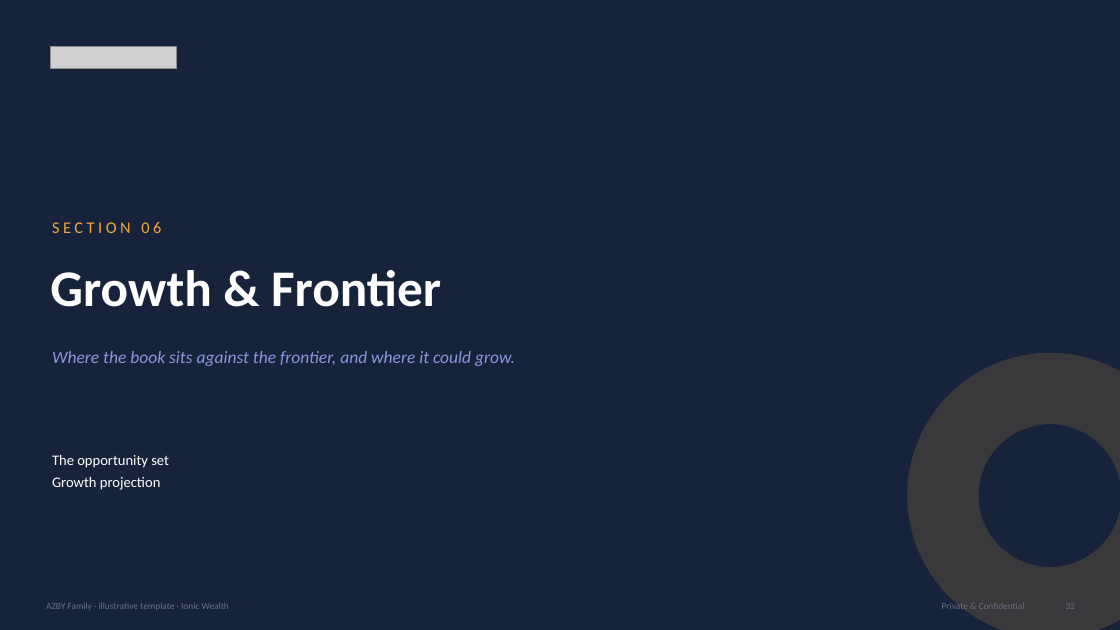
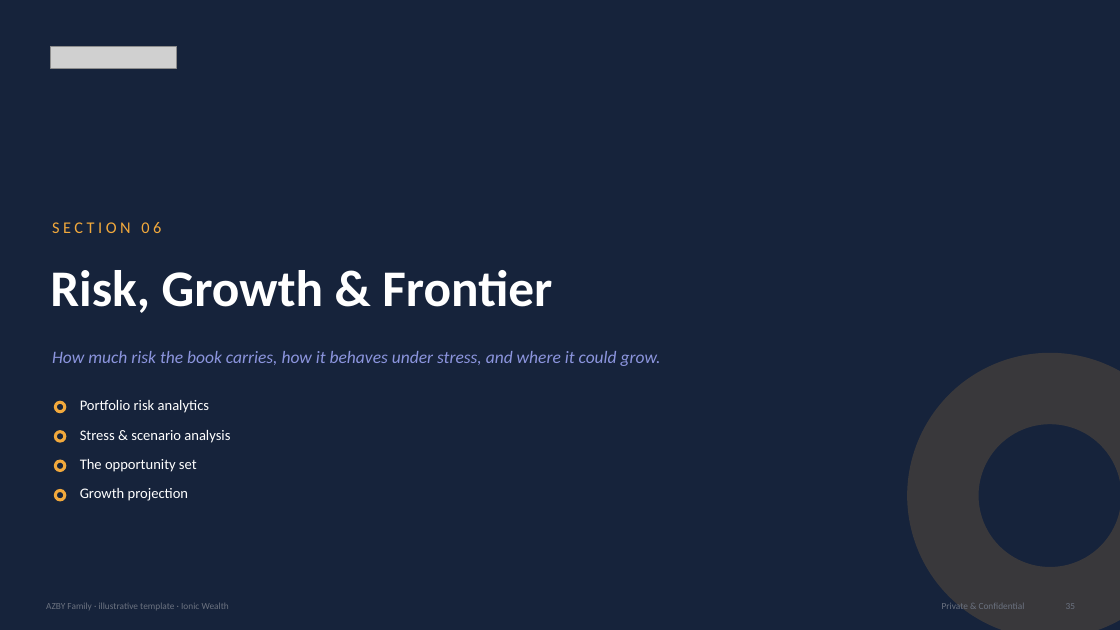
Before and after one commit to shreyas1gupta-wq/claude-demo, a slide deck: slide 36 of template/AZBY_Portfolio_Review_Template.pptx (slide 33 before the commit). Drawn at 1120x630 pixels with LibreOffice and Linux fonts; fonts in the diff are those of the drawing; grey boxes stand for pictures. Boxes give left, top, right and bottom in pixels: in the first picture for what was removed or moved away, otherwise in the second. Text is boxed around its words. In the diff, an @@ line names an element or a change of style, - is before the commit and + after.

```diff
--- a/template/AZBY_Portfolio_Review_Template.pptx
+++ b/template/AZBY_Portfolio_Review_Template.pptx
@@ text at (50, 270, 552, 313): text changed @@
-Growth & Frontier
+Risk, Growth & Frontier
@@ text at (52, 351, 661, 366): text changed @@
-Where the book sits against the frontier, and where it could grow.
+How much risk the book carries, how it behaves under stress, and where it could grow.
@@ donut added at (54, 401, 66, 413), fill #F2A93C @@
@@ text added at (80, 400, 210, 413), 12.5 pt, text #FFFFFF @@
+Portfolio risk analytics
@@ donut added at (54, 430, 66, 443), fill #F2A93C @@
@@ text added at (80, 430, 230, 443), 12.5 pt, text #FFFFFF @@
+Stress & scenario analysis
@@ text at (52, 477, 160, 490): paragraph removed @@
-Growth projection
@@ donut added at (54, 460, 66, 472), fill #F2A93C @@
@@ text "The opportunity set": place and size @@
-text "The opportunity set" at (52, 455, 169, 490)
+text "The opportunity set" at (80, 459, 197, 472)
@@ text "The opportunity set" at (80, 459, 197, 472): less space between paragraphs @@
@@ donut added at (54, 489, 66, 502), fill #F2A93C @@
@@ text added at (80, 488, 188, 501), 12.5 pt, text #FFFFFF @@
+Growth projection
```
Also in this commit, not shown: 37 other slides changed, 7 slides added, 11 other files.
